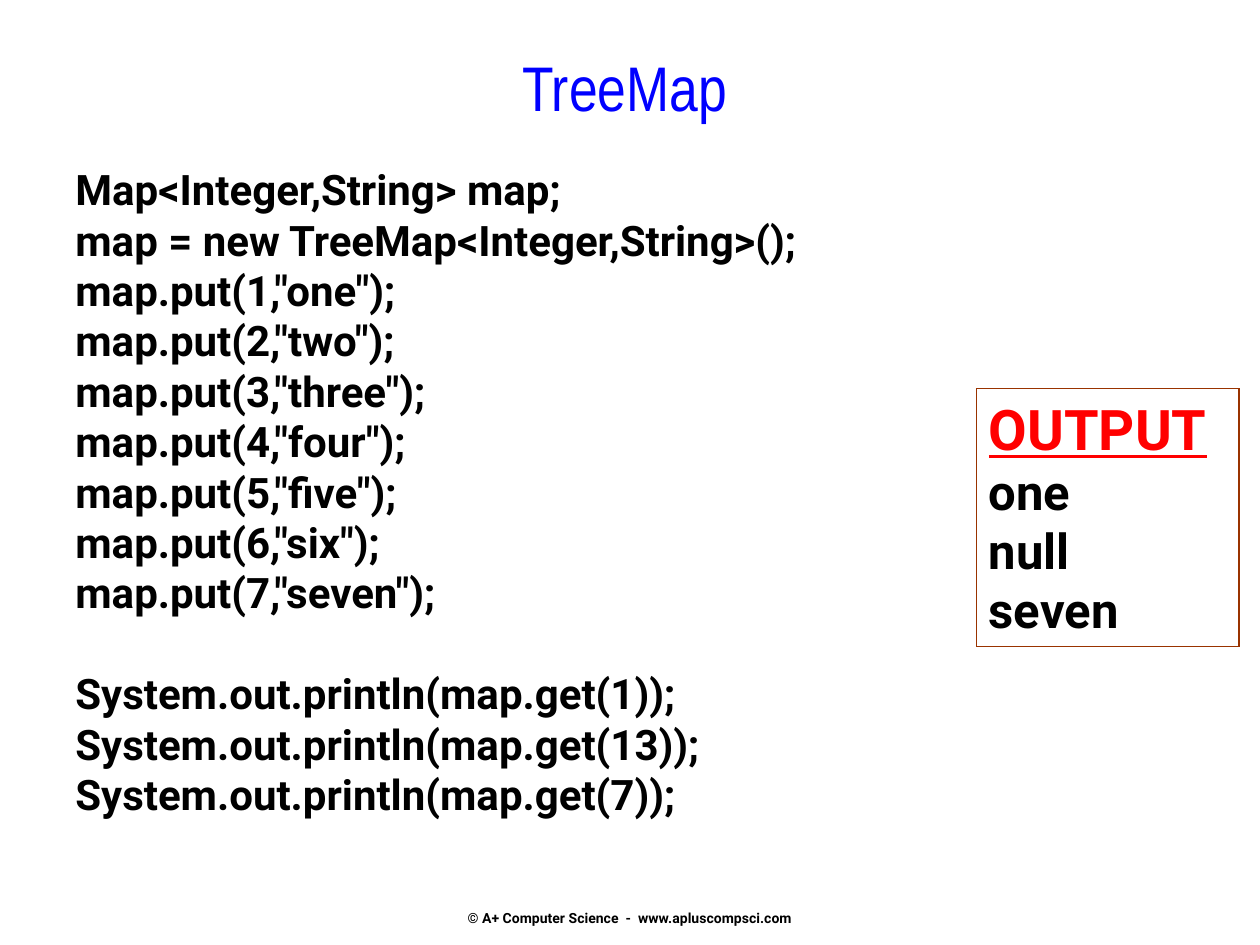
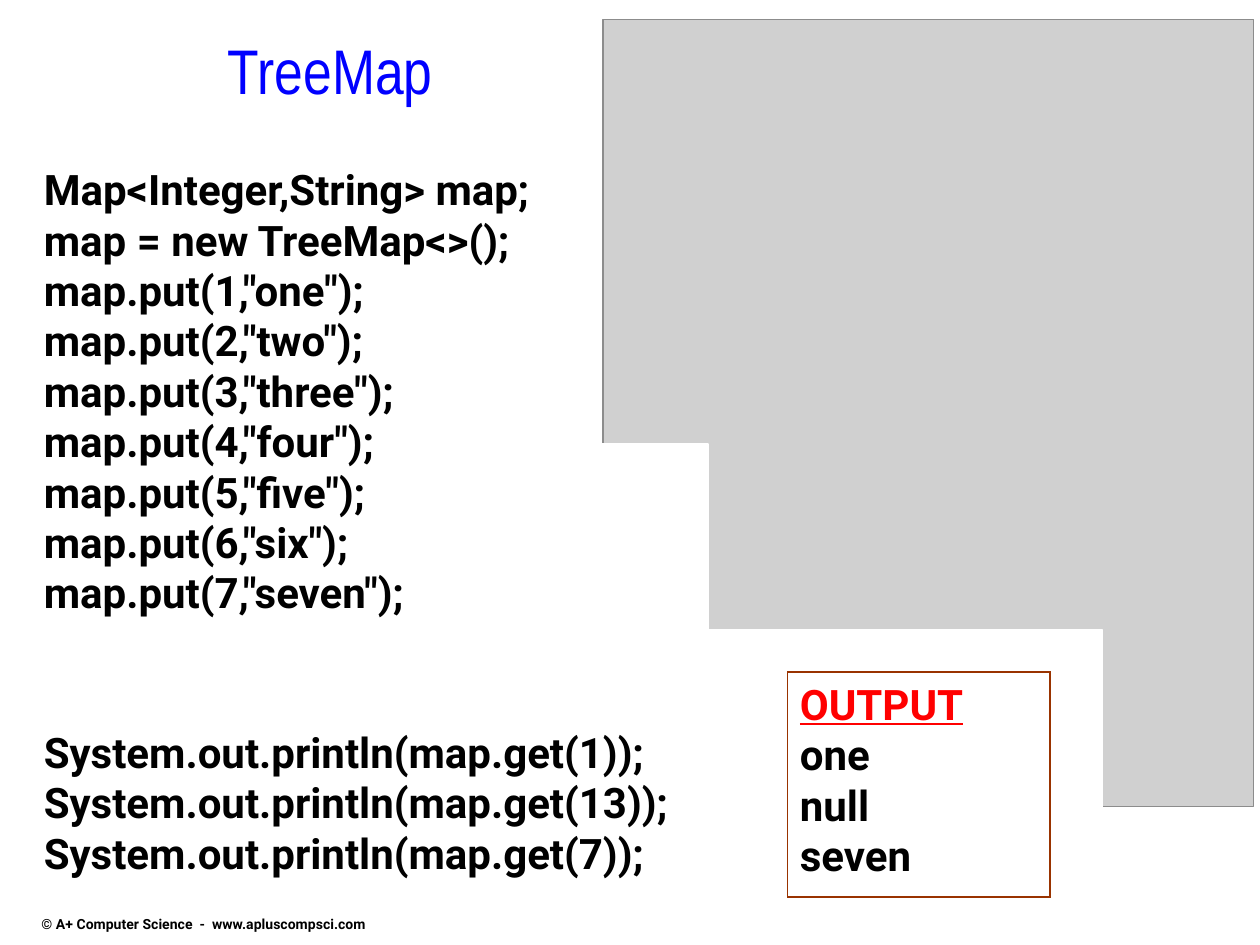
Before and after one commit to Cy-FairCS/cs3, a slide deck: slide 9 of u08a_bTrees/notes/_a - Classifying binary trees and Tree Traversal.pptx. Drawn at 1260x945 pixels with LibreOffice and Linux fonts; fonts in the diff are those of the drawing; grey boxes stand for pictures. Boxes give left, top, right and bottom in pixels: in the first picture for what was removed or moved away, otherwise in the second. Text is boxed around its words. In the diff, an @@ line names an element or a change of style, - is before the commit and + after.

```diff
--- a/u08a_bTrees/notes/_a - Classifying binary trees and Tree Traversal.pptx
+++ b/u08a_bTrees/notes/_a - Classifying binary trees and Tree Traversal.pptx
@@ text "TreeMap" moved from (x1=522, y1=67, x2=727, y2=122) to (x1=228, y1=50, x2=433, y2=105) @@
@@ picture added at (x1=604, y1=19, x2=1255, y2=806) @@
@@ text "Map<Integer,String> map;" moved from (x1=75, y1=174, x2=796, y2=819) to (x1=44, y1=174, x2=668, y2=878) @@
@@ text at (x1=44, y1=223, x2=510, y2=265): text changed @@
-map = new TreeMap<Integer,String>();
+map = new TreeMap<>();
@@ rectangle added at (x1=585, y1=444, x2=708, y2=696), fill #FFFFFF, outline #FFFFFF 1 pt @@
@@ rectangle added at (x1=598, y1=630, x2=1102, y2=935), fill #FFFFFF, outline #FFFFFF 1 pt @@
@@ rectangle "OUTPUT one null seven" resized from (x1=976, y1=388, x2=1239, y2=646) to (x1=788, y1=672, x2=1050, y2=896) @@
@@ rectangle "OUTPUT one null seven" at (x1=788, y1=672, x2=1050, y2=896): size 32 to 24 pt in "OUTPUT"; size 28 to 24 pt in "one null seven"; less space between paragraphs; fill none to #FFFFFF @@
@@ text "© A+ Computer Science - ..." moved from (x1=482, y1=912, x2=791, y2=926) to (x1=56, y1=918, x2=365, y2=932) @@
```
Also in this commit, not shown: 2 other slides changed, 16 slides added, 12 slides removed, 1 other file.
